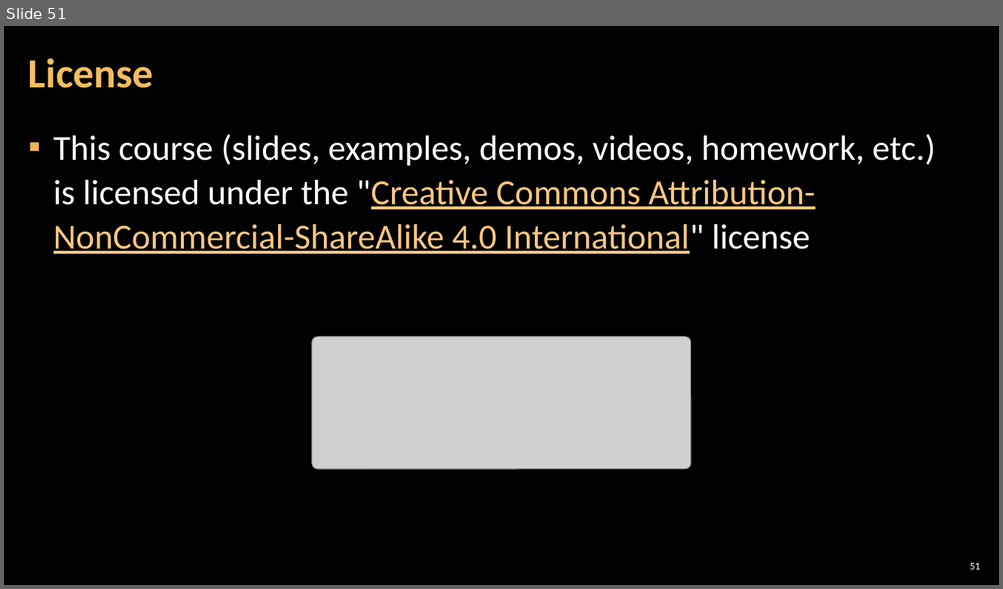
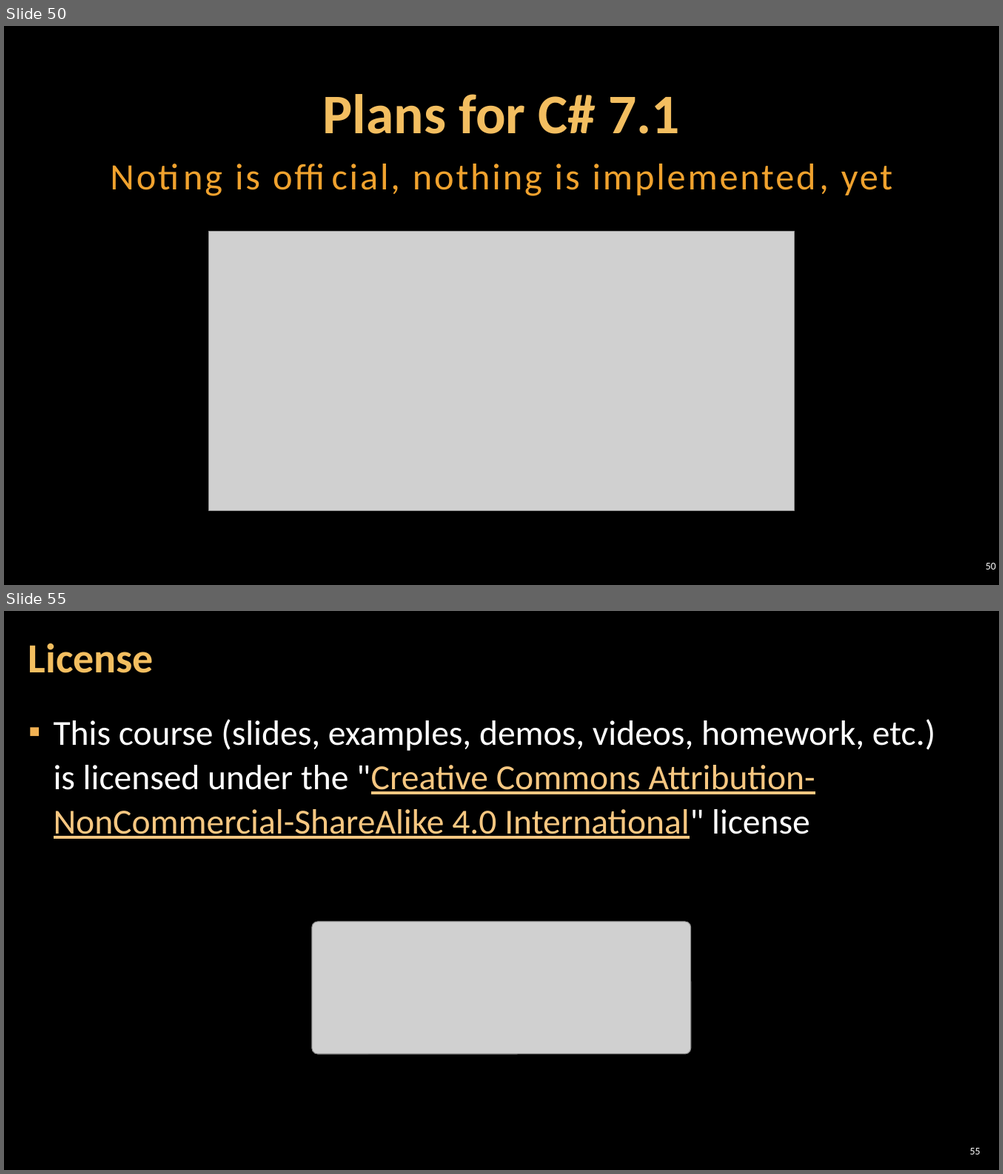
Before and after one commit to NikolayIT/CSharp-New-Features, a slide deck: docs/What is new in CSharp 6.0 and 7.0.pptx. Shown one above the other, each under a label of ours: slide 51 before the commit, slides 50 and 55 after it; the slides between them are not shown. The pictures are 1003x589 and 1003x1174 pixels, drawn with LibreOffice and Linux fonts; fonts in the diff are those of the drawing; grey boxes stand for pictures; background and template pictures are left out. Boxes give left, top, right and bottom in pixels: in the first picture for what was removed or moved away, otherwise in the second. Text is boxed around its words. In the diff, an @@ line names an element or a change of style, - is before the commit and + after.

```diff
--- a/docs/What is new in CSharp 6.0 and 7.0.pptx
+++ b/docs/What is new in CSharp 6.0 and 7.0.pptx
@@ slide 50 added at bbox=[4, 26, 999, 585], background picture (left out) @@
@@ title added at bbox=[322, 94, 680, 134], 54 pt, text #F3BE60, bold @@
+Plans for C# 7.1
@@ text added at bbox=[235, 164, 892, 196], 36 pt, text #F0A22E @@
+Noting is official, nothing is implemented, yet
@@ picture added at bbox=[208, 231, 794, 511] @@
@@ page number added at bbox=[985, 563, 996, 570], 10 pt, text #FFFFFF @@
+50
@@ what was slide 51 is now slide 55 @@
@@ page number at bbox=[970, 1148, 980, 1155]: text changed @@
-51
+55
```
Also in this commit, not shown: 5 slides changed, 3 other slides added.
